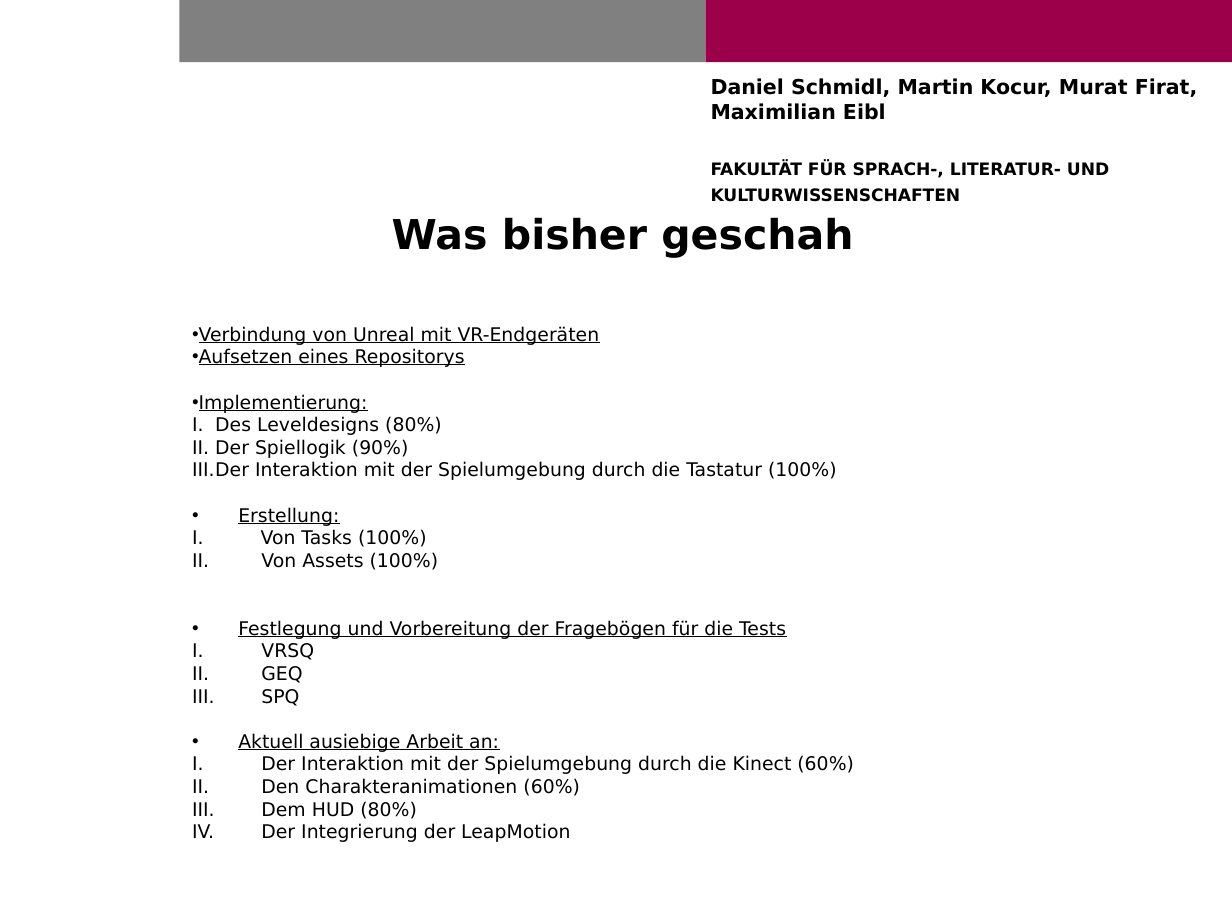
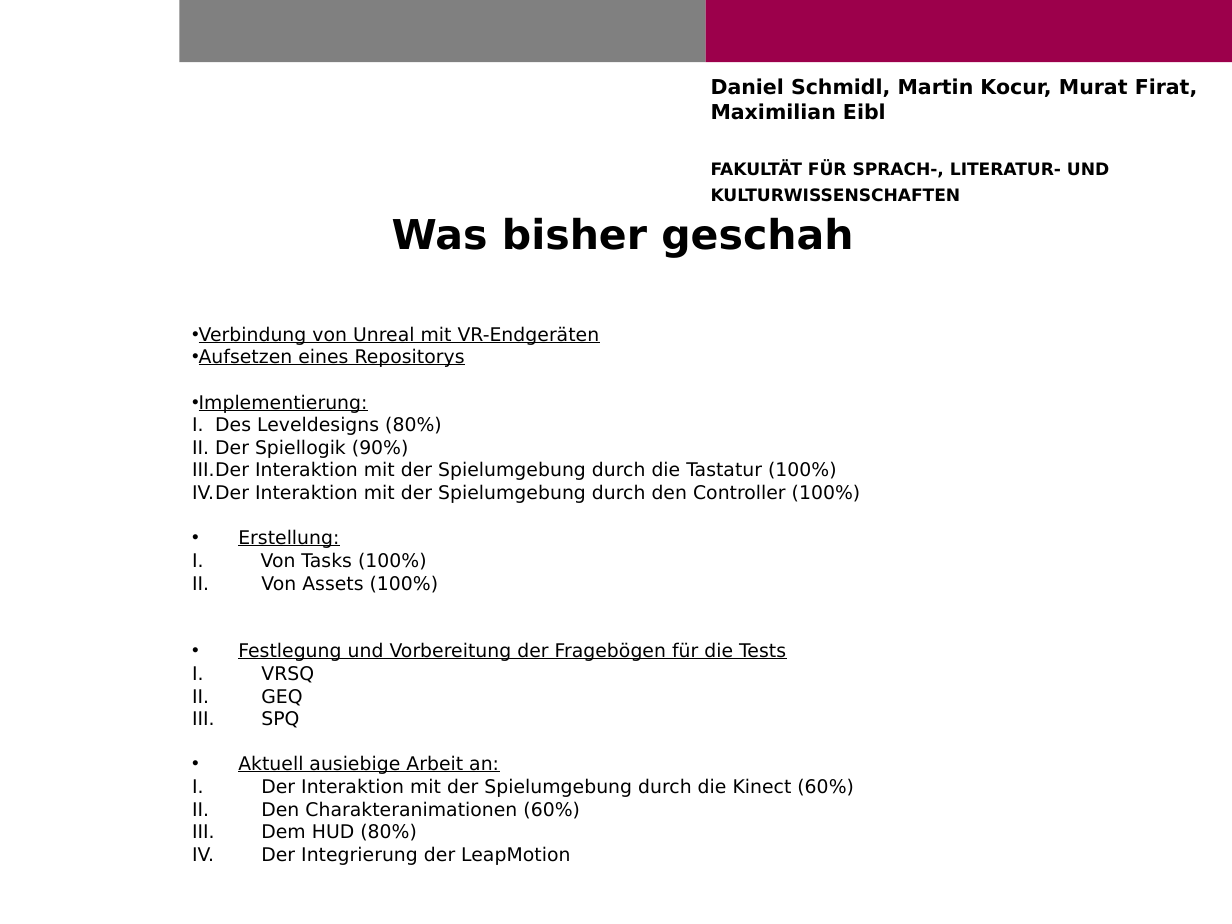
Before and after one commit to dschmidl/GE_Project, a slide deck: slide 3 of Präsentationen/MSGESR3.pptx. Drawn at 1232x924 pixels with LibreOffice and Linux fonts; fonts in the diff are those of the drawing; background and template pictures are left out. Boxes give left, top, right and bottom in pixels: in the first picture for what was removed or moved away, otherwise in the second. Text is boxed around its words. In the diff, an @@ line names an element or a change of style, - is before the commit and + after.

```diff
--- a/Präsentationen/MSGESR3.pptx
+++ b/Präsentationen/MSGESR3.pptx
@@ text at (192,484,861,503): paragraph added @@
+IV. Der Interaktion mit der Spielumgebung durch den Controller (100%)
```
Also in this commit, not shown: 34 other files.
